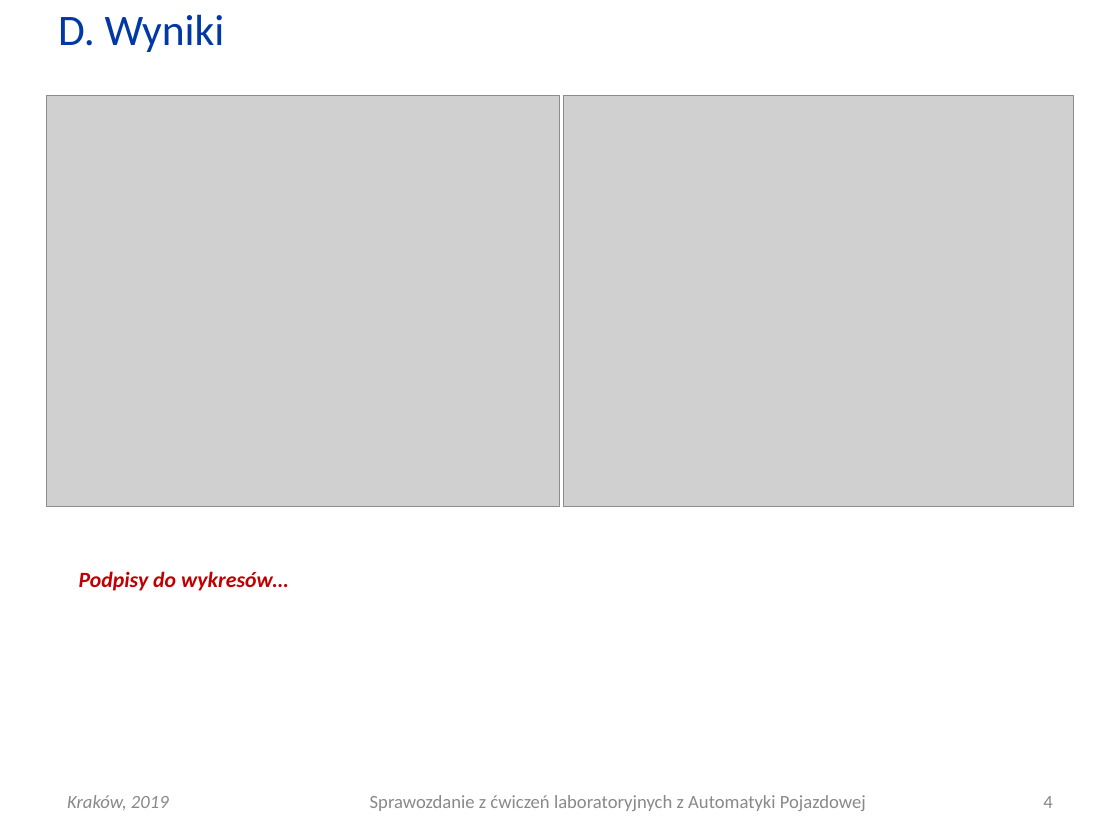
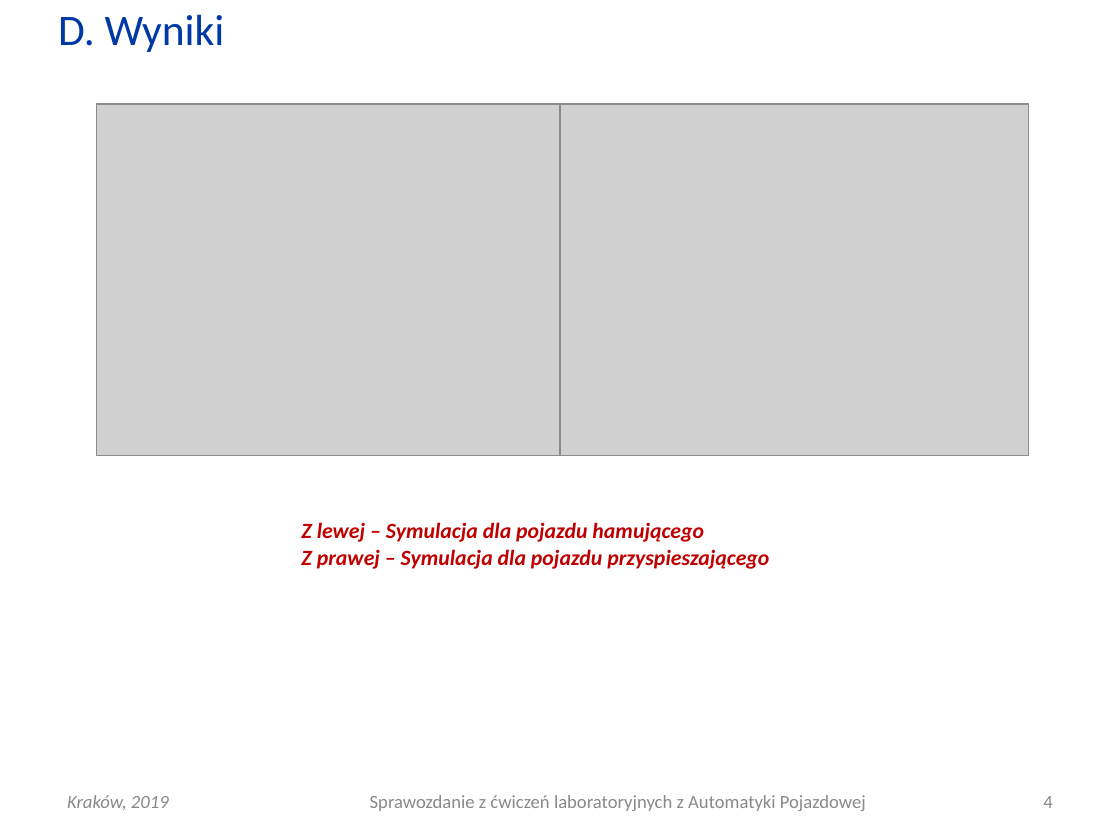
Before and after one commit to Katarzyna-W/AP, a slide deck: slide 4 of Lab3_dynamika/AP_L03_20190313_0800_G01.ppt. Drawn at 1120x840 pixels with LibreOffice and Linux fonts; fonts in the diff are those of the drawing; grey boxes stand for pictures. Boxes give left, top, right and bottom in pixels: in the first picture for what was removed or moved away, otherwise in the second. Text is boxed around its words. In the diff, an @@ line names an element or a change of style, - is before the commit and + after.

```diff
--- a/Lab3_dynamika/AP_L03_20190313_0800_G01.ppt
+++ b/Lab3_dynamika/AP_L03_20190313_0800_G01.ppt
@@ picture: place and size @@
-picture at <box>563,96,1073,506</box>
+picture at <box>96,104,566,456</box>
@@ picture: place and size @@
-picture at <box>47,96,560,506</box>
+picture at <box>560,104,1029,456</box>
@@ text added at <box>301,522,769,569</box>, 14 pt, text #C00000, bold, italic @@
+Z lewej – Symulacja dla pojazdu hamującego
+Z prawej – Symulacja dla pojazdu przyspieszającego
@@ text removed at <box>79,571,288,591</box> @@
-Podpisy do wykresów…
```
Also in this commit, not shown: 3 other slides changed, 8 other files.
